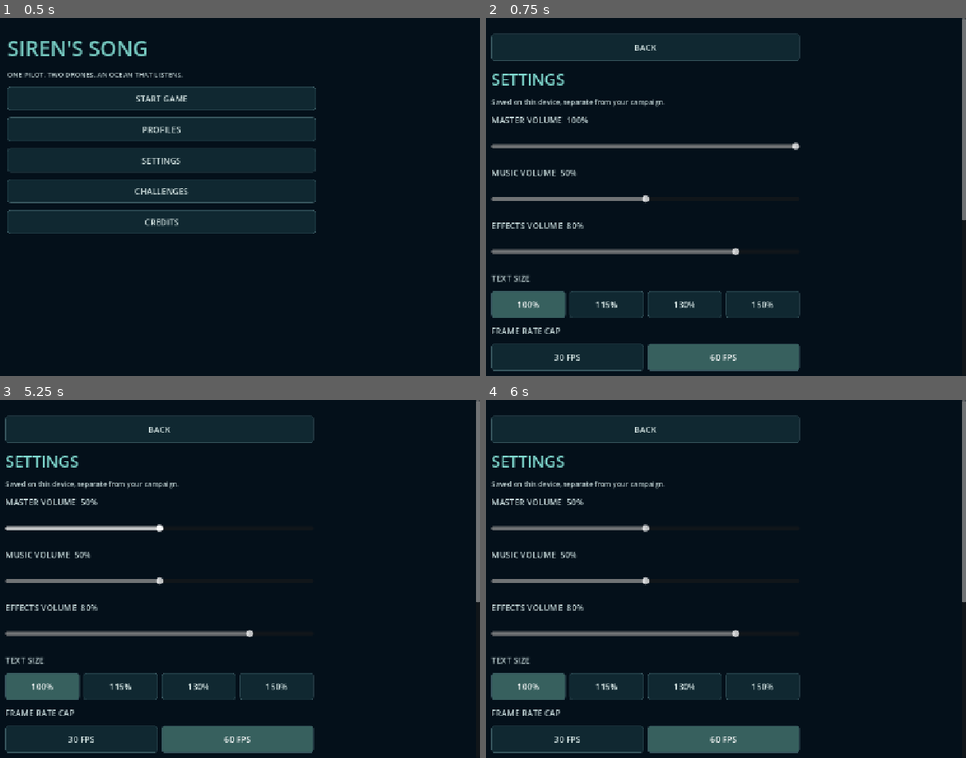
Above: before the commit, frames 1-4 (two rows, left to right).
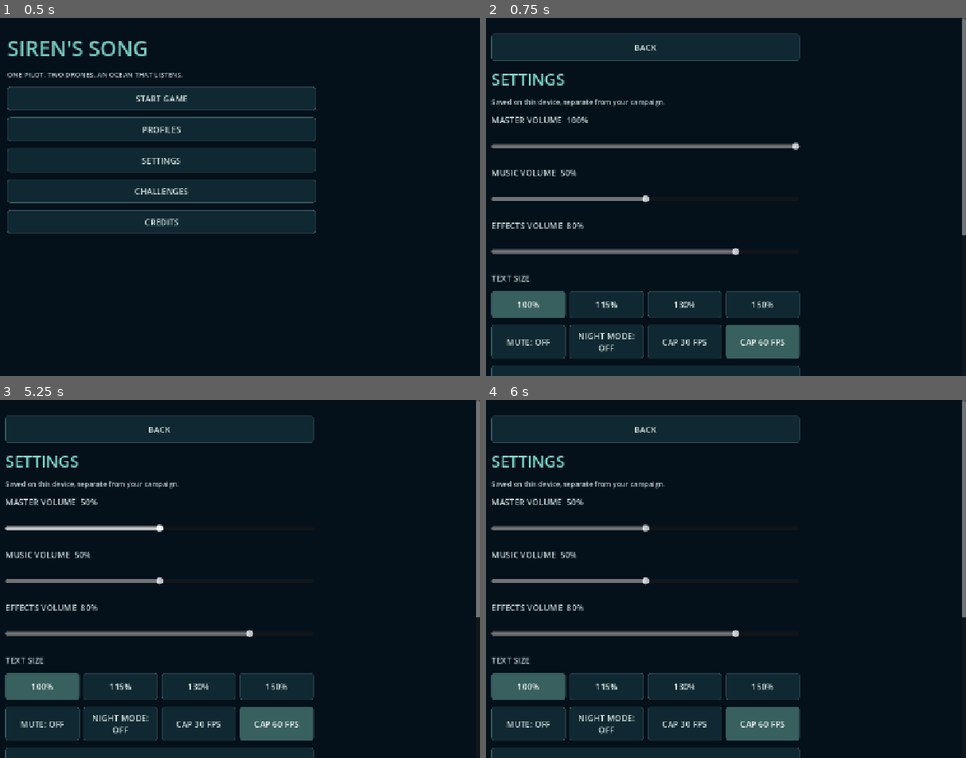
Above: after the commit, the same moments.

Repository: pemunson90-cmd/Siren-s-Song
Game: Godot game, scene res://scenes/main.tscn
The game is run twice, just before and just after one commit, with the same random seed, the same clock (stepped at 60 frames per second) and the same inputs. Sound files missing from this copy of the repository are replaced by a short silence.
Inputs:
- Up to frame 1 (0.5 s): no input
- Up to frame 2 (0.75 s): click "SETTINGS" at 0.5 s
- Up to frame 3 (5.25 s): click "NEXT OPERATION" at 1.25 s; click "NEXT OPERATION" at 2 s; click "ROUTE MAP" at 2.75 s; click "FITTINGS" at 3.5 s; click "SUPPLIES" at 4.25 s; click "RESEARCH / ARCHIVE / FIELD LOG" at 5 s
- Up to frame 4 (6 s): click "01 Shelf Signal AVAILABLE" at 5.75 s

Frame 1 is identical in both runs. In frame 2, 3.5% of the frame differs, in the area x 0-100%, y 56-100%; in frame 3, 3.5%; in frame 4, 3.5%.

Commit message:
Keep FPS cap controls in shared settings row

Diff:
--- a/game/src/main.gd
+++ b/game/src/main.gd
@@ -681,14 +681,12 @@
 		b.focus_mode=Control.FOCUS_ALL; b.toggle_mode=true; b.button_pressed=is_equal_approx(FrontendSettings.text_scale(),scale)
 		b.set_meta("action","text_scale_%d"%roundi(scale*100)); b.set_meta("ui_action","text_scale_%d"%roundi(scale*100))
 		b.pressed.connect(_set_text_scale.bind(scale),CONNECT_DEFERRED); sizes.add_child(b)
-	_menu_text("FRAME RATE CAP",17)
-	var frame_caps=HBoxContainer.new(); frame_caps.add_theme_constant_override("separation",8); panel_box.add_child(frame_caps)
 	for cap in [30,60]:
 		var selected_cap:int=cap
-		var b=Button.new(); b.text="%d FPS"%selected_cap; b.custom_minimum_size=Vector2(0,ui_touch_height); b.size_flags_horizontal=Control.SIZE_EXPAND_FILL
+		var b=Button.new(); b.text="CAP %d FPS"%selected_cap; b.custom_minimum_size=Vector2(0,ui_touch_height); b.size_flags_horizontal=Control.SIZE_EXPAND_FILL
 		b.focus_mode=Control.FOCUS_ALL; b.toggle_mode=true; b.button_pressed=FrontendSettings.current.frame_cap==selected_cap
 		b.set_meta("action","frame_cap_%d"%selected_cap); b.set_meta("ui_action","frame_cap_%d"%selected_cap)
-		b.pressed.connect(_set_accessibility.bind("frame_cap",selected_cap),CONNECT_DEFERRED); frame_caps.add_child(b)
+		b.pressed.connect(_set_accessibility.bind("frame_cap",selected_cap),CONNECT_DEFERRED); audio_modes.add_child(b)
 	_button(panel_box,"SHOW FIRST-DIVE TIPS AGAIN",func(): hints_seen=[]; _save_archive(); sim.message="Tips will show again in the opening operations"; _settings_menu(),"reset_tips")
 	for row in [["safe_palette","SAFE PALETTE"],["audio_captions","AUDIO CAPTIONS"],["haptics","HAPTICS"]]:
 		var key:String=row[0]
--- a/game/src/presentation/frontend/frontend.gd
+++ b/game/src/presentation/frontend/frontend.gd
@@ -172,18 +172,16 @@
 		var b := Button.new(); b.text = "%d%%" % roundi(scale * 100); b.custom_minimum_size = Vector2(0, touch_height()); b.size_flags_horizontal = Control.SIZE_EXPAND_FILL
 		b.focus_mode = Control.FOCUS_ALL; b.set_meta("ui_action", "text_scale_%d" % roundi(scale * 100)); b.toggle_mode = true; b.button_pressed = is_equal_approx(values.text_scale, scale)
 		b.pressed.connect(func(): _set_value("text_scale", scale); _settings_screen(), CONNECT_DEFERRED); sizes.add_child(b)
-	_text("FRAME RATE CAP", 17)
-	var frame_caps := HBoxContainer.new(); frame_caps.add_theme_constant_override("separation", 8); column.add_child(frame_caps)
-	for cap in [30, 60]:
-		var selected_cap: int = cap
-		var cap_button := Button.new(); cap_button.text = "%d FPS" % selected_cap; cap_button.custom_minimum_size = Vector2(0, touch_height()); cap_button.size_flags_horizontal = Control.SIZE_EXPAND_FILL
-		cap_button.focus_mode = Control.FOCUS_ALL; cap_button.set_meta("ui_action", "frame_cap_%d" % selected_cap); cap_button.toggle_mode = true; cap_button.button_pressed = values.frame_cap == selected_cap
-		cap_button.pressed.connect(func(): _set_value("frame_cap", selected_cap); _settings_screen(), CONNECT_DEFERRED); frame_caps.add_child(cap_button)
 	var audio_modes := HBoxContainer.new(); audio_modes.add_theme_constant_override("separation", 8); column.add_child(audio_modes)
 	var mute_button := _button("MUTE: %s" % ("ON" if values.master<=0 else "OFF"),_toggle_mute,"mute")
 	var night_button := _button("NIGHT MODE: %s" % ("ON" if values.night_mode else "OFF"), func(): _set_value("night_mode", not values.night_mode); _settings_screen(), "setting_night_mode")
 	for button in [mute_button, night_button]:
 		button.reparent(audio_modes); button.size_flags_horizontal = Control.SIZE_EXPAND_FILL
+	for cap in [30, 60]:
+		var selected_cap: int = cap
+		var cap_button := Button.new(); cap_button.text = "CAP %d FPS" % selected_cap; cap_button.custom_minimum_size = Vector2(0, touch_height()); cap_button.size_flags_horizontal = Control.SIZE_EXPAND_FILL
+		cap_button.focus_mode = Control.FOCUS_ALL; cap_button.set_meta("ui_action", "frame_cap_%d" % selected_cap); cap_button.toggle_mode = true; cap_button.button_pressed = values.frame_cap == selected_cap
+		cap_button.pressed.connect(func(): _set_value("frame_cap", selected_cap); _settings_screen(), CONNECT_DEFERRED); audio_modes.add_child(cap_button)
 	for row in [["high_contrast", "HIGH CONTRAST"], ["reduced_motion", "REDUCED MOTION"], ["haptics", "HAPTICS"], ["safe_palette", "SAFE PALETTE"], ["audio_captions", "AUDIO CAPTIONS"]]:
 		var key: String = row[0]; var label: String = row[1]
 		_button("%s: %s" % [label, "ON" if values[key] else "OFF"], func(): _set_value(key, not values[key]); _settings_screen(), "setting_" + key)
